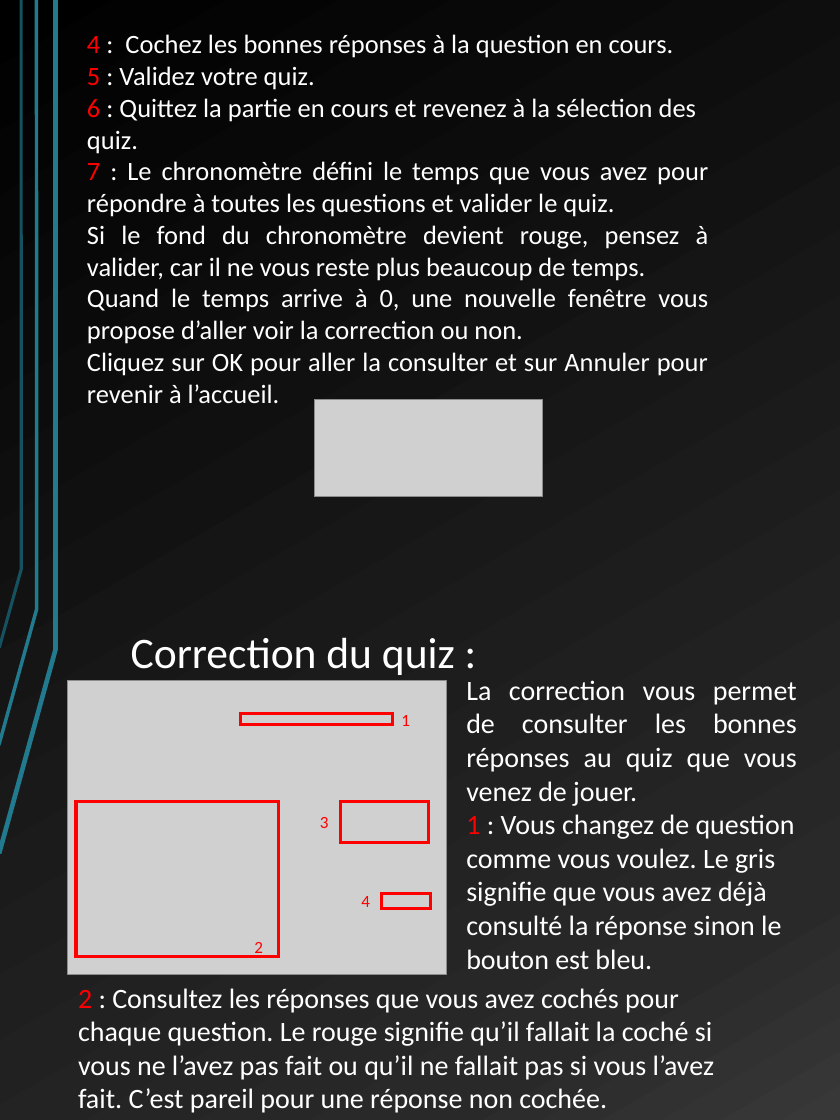
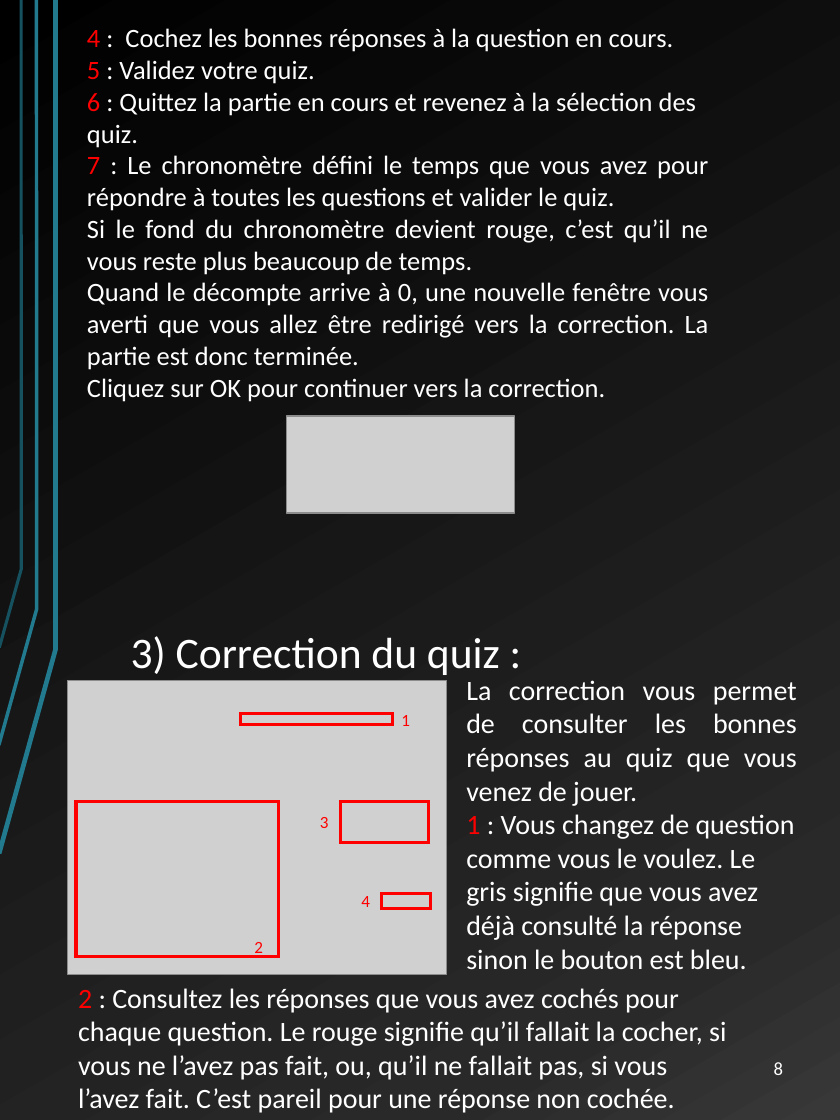
Before and after one commit to LordAlbas/warquiz, a slide deck: slide 8 of Docs/manuel utilisateur WQ.pptx (slide 7 before the commit). Drawn at 840x1120 pixels with LibreOffice and Linux fonts; fonts in the diff are those of the drawing; grey boxes stand for pictures. Boxes give left, top, right and bottom in pixels: in the first picture for what was removed or moved away, otherwise in the second. Text is boxed around its words. In the diff, an @@ line names an element or a change of style, - is before the commit and + after.

```diff
--- a/Docs/manuel utilisateur WQ.pptx
+++ b/Docs/manuel utilisateur WQ.pptx
@@ text at [87, 219, 709, 402]: text changed @@
-Si le fond du chronomètre devient rouge, pensez à valider, car il ne vous reste plus beaucoup de temps.
-Quand le temps arrive à 0, une nouvelle fenêtre vous propose d’aller voir la correction ou non.
-Cliquez sur OK pour aller la consulter et sur Annuler pour revenir à l’accueil.
+Si le fond du chronomètre devient rouge, c’est qu’il ne vous reste plus beaucoup de temps.
+Quand le décompte arrive à 0, une nouvelle fenêtre vous averti que vous allez être redirigé vers la correction. La partie est donc terminée.
+Cliquez sur OK pour continuer vers la correction.
@@ picture: place and size @@
-picture at [315, 400, 543, 497]
+picture at [286, 416, 514, 513]
@@ text at [131, 636, 500, 675]: text changed @@
-Correction du quiz :
+3) Correction du quiz :
@@ text at [466, 814, 795, 969]: text changed @@
-1 : Vous changez de question comme vous voulez. Le gris signifie que vous avez déjà consulté la réponse sinon le bouton est bleu.
+1 : Vous changez de question comme vous le voulez. Le gris signifie que vous avez déjà consulté la réponse sinon le bouton est bleu.
@@ text at [78, 988, 726, 1113]: text changed @@
-2 : Consultez les réponses que vous avez cochés pour chaque question. Le rouge signifie qu’il fallait la coché si vous ne l’avez pas fait ou qu’il ne fallait pas si vous l’avez fait. C’est pareil pour une réponse non cochée.
+2 : Consultez les réponses que vous avez cochés pour chaque question. Le rouge signifie qu’il fallait la cocher, si vous ne l’avez pas fait, ou, qu’il ne fallait pas, si vous l’avez fait. C’est pareil pour une réponse non cochée.
@@ page number added at [774, 1062, 783, 1075], 12 pt, text #FFFFFF @@
+8
```
Also in this commit, not shown: 11 other slides changed, 1 slide added.
